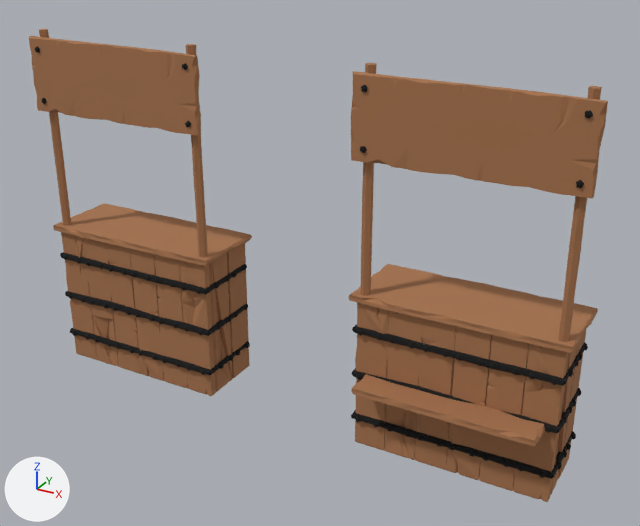
A saved change to the Blender file blender/stand.blend.
One viewpoint serves both versions: a camera (50 mm lens) standing at (14.4, -41.9, 27.6) and looking at (-9.5, 1.4, 5.9). The lights are fixed; the arrows at lower left show +X, +Y and +Z. The first picture is the older version.
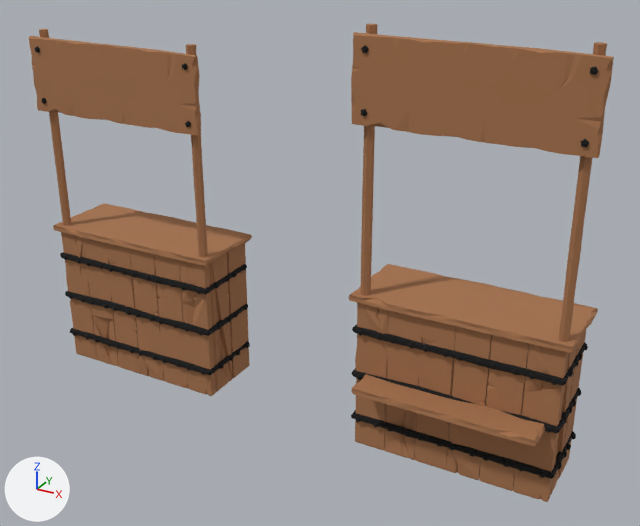
Location of each change, (x1, y1, x2, y2) in pixels of the pictures (640 x 526 px; the box of a moved part takes in the faces that stretch with it):
'Cube.023', reshaped (9% taller)
    before: (349, 63, 608, 502)
    after: (349, 23, 614, 502)
part 1 of me_cube_025, moved or reshaped
    before: (351, 71, 608, 199)
    after: (351, 32, 614, 158)
part 2 of me_cube_025, moved or reshaped
    before: (361, 84, 368, 92)
    after: (361, 45, 369, 53)
part 3 of me_cube_025, moved or reshaped
    before: (360, 146, 367, 153)
    after: (361, 109, 367, 116)
part 4 of me_cube_025, moved or reshaped
    before: (585, 110, 593, 119)
    after: (590, 67, 599, 75)
part 5 of me_cube_025, moved or reshaped
    before: (576, 180, 584, 188)
    after: (581, 139, 589, 147)
part 6 of me_cube_025, moved or reshaped (mostly hidden)
    before: (363, 63, 602, 225)
    after: (362, 23, 607, 225)

Diff of the bpy script that builds the scene:
```diff
--- a/blender/stand.blend.py
+++ b/blender/stand.blend.py
@@ me_cube_025 @@
 # used by ob_cube_023; location = (0.0, -0.46, 15.71); rotation_euler = (1.571, 0.0, 0.0), in degrees (90, 0, 0); scale = (6.5, 2.37, 0.198)
-me_cube_025.from_pydata(...)  # 2885 vertices, 2548 faces; spans x -1.0..1.0, y -8.8..1.2, z -25.9..1.8
+me_cube_025.from_pydata(...)  # 2885 vertices, 2548 faces; spans x -1.0..1.0, y -8.8..2.0, z -25.9..1.8
+# me_cube_025 part 1: the loose piece of 414 vertices spanning x -1.0..1.0, y -1.0..1.0, z -1.0..1.0 is moved by (0.0, 0.8, 0.0)
+# me_cube_025 part 2: the loose piece of 20 vertices spanning x -0.9..-0.8, y 0.6..0.8, z 0.7..1.8 is moved by (0.0, 0.8, 0.0)
+# me_cube_025 part 3: the loose piece of 20 vertices spanning x -0.9..-0.8, y -0.8..-0.6, z 0.7..1.8 is moved by (0.0, 0.8, 0.0)
+# me_cube_025 part 4: the loose piece of 20 vertices spanning x 0.9, y 0.6..0.8, z 0.7..1.8 is moved by (0.0, 0.8, 0.0)
+# me_cube_025 part 5: the loose piece of 20 vertices spanning x 0.9, y -0.8..-0.6, z 0.7..1.8 is moved by (0.0, 0.8, 0.0)
+# me_cube_025 part 6: 48 of the vertices in x -0.9..0.9, y -0.9..1.2, z -3.9..-0.7 are moved by (0.0, 0.8, 0.0)
 me_cube_025.materials.append(mat_plank1)
```
